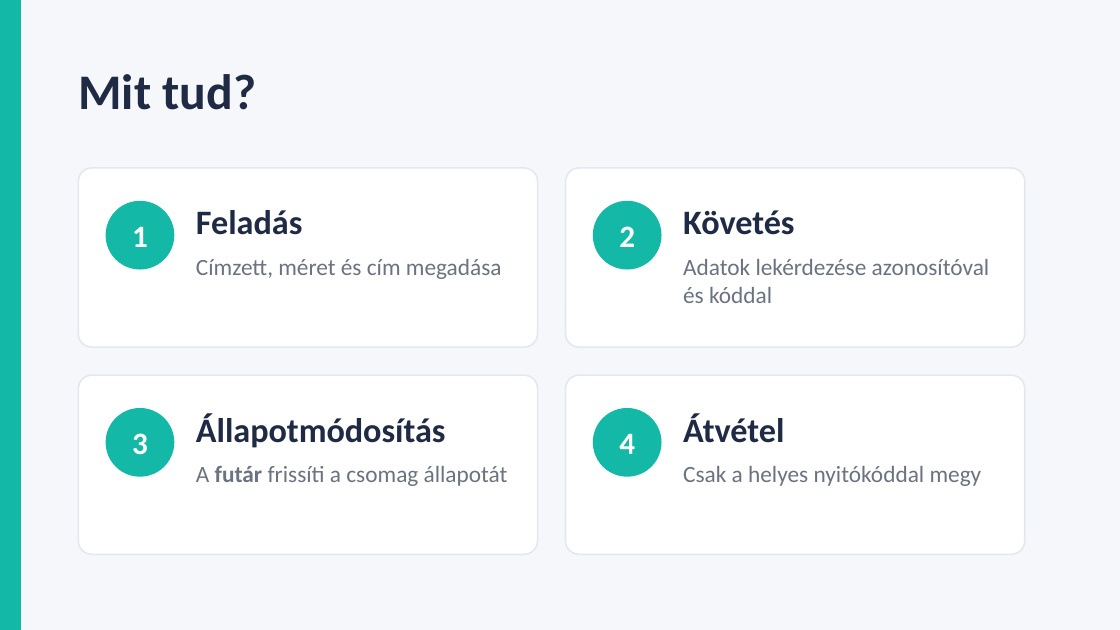
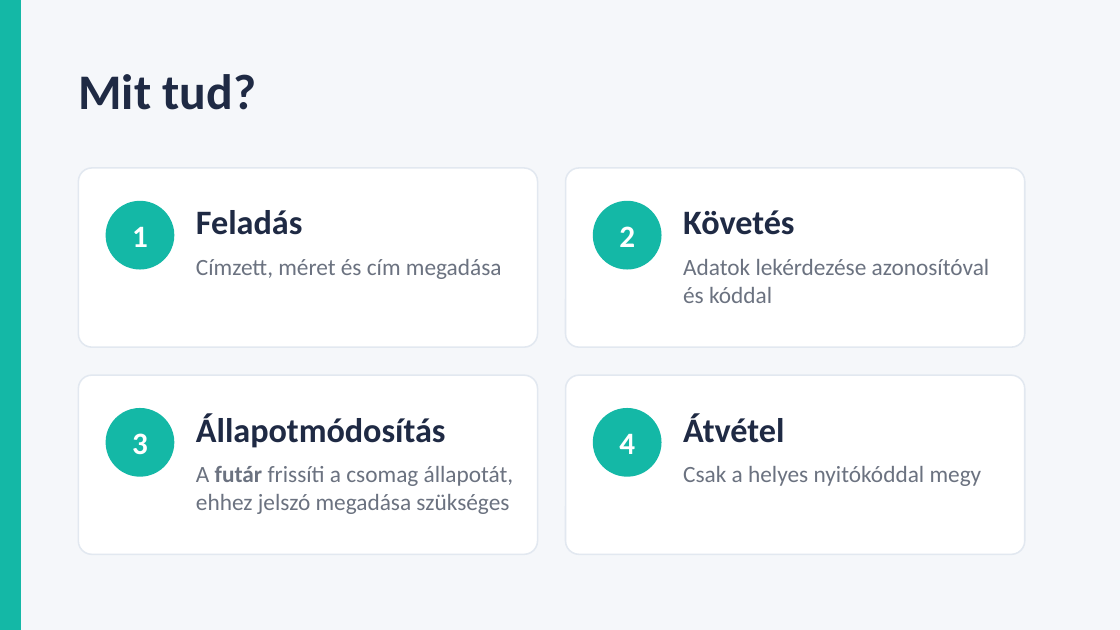
Before and after one commit to szgergo0/Csomagkoveto-es-automata-rendszer, a slide deck: slide 3 of Csomagautomata.pptx. Drawn at 1120x630 pixels with LibreOffice and Linux fonts; fonts in the diff are those of the drawing. Boxes give left, top, right and bottom in pixels: in the first picture for what was removed or moved away, otherwise in the second. Text is boxed around its words. In the diff, an @@ line names an element or a change of style, - is before the commit and + after.

```diff
--- a/Csomagautomata.pptx
+++ b/Csomagautomata.pptx
@@ text at bbox=[196, 466, 514, 514]: text changed @@
-A futár frissíti a csomag állapotát
+A futár frissíti a csomag állapotát,
+ehhez jelszó megadása szükséges
```
Also in this commit, not shown: 1 other slide changed, 1 slide added.
